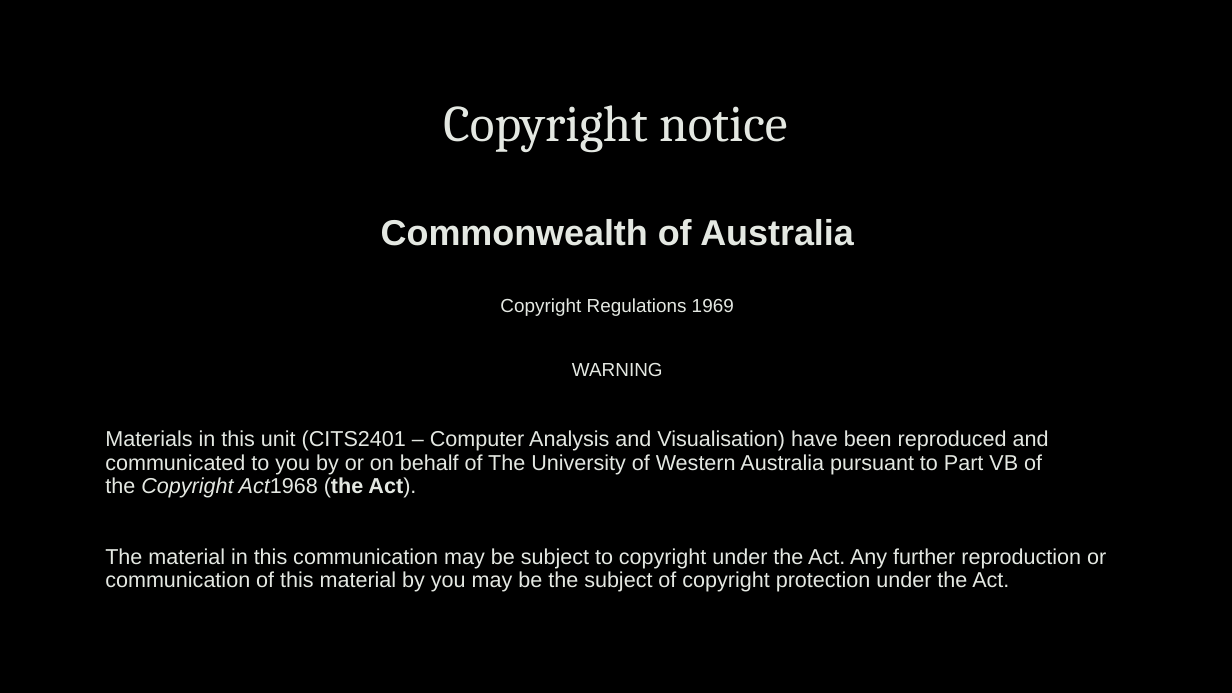
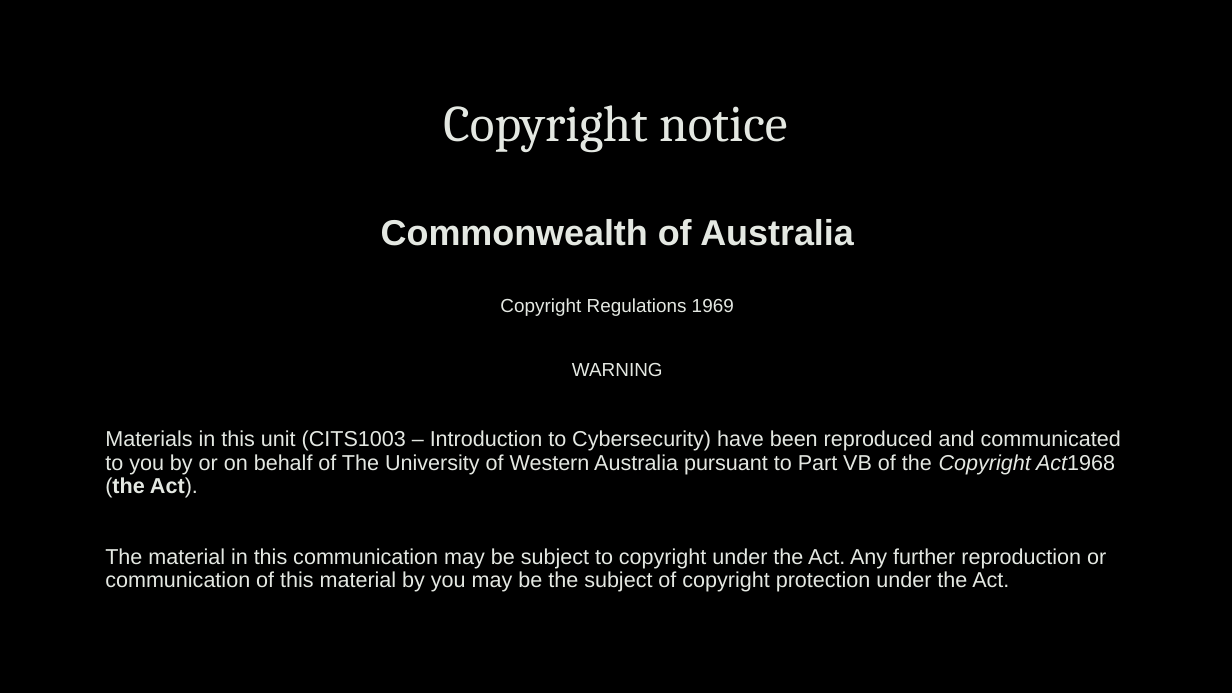
Before and after one commit to uwacyber/cits1003, a slide deck: slide 39 of cits1003-lecture_slides/CITS1003-0 Overview.pptx (slide 26 before the commit). Drawn at 1232x693 pixels with LibreOffice and Linux fonts; fonts in the diff are those of the drawing; background and template pictures are left out. Boxes give left, top, right and bottom in pixels: in the first picture for what was removed or moved away, otherwise in the second. Text is boxed around its words. In the diff, an @@ line names an element or a change of style, - is before the commit and + after.

Commit message:
Update CITS1003-0 Overview.pptx
CITS1003-0 updated

```diff
--- a/cits1003-lecture_slides/CITS1003-0 Overview.pptx
+++ b/cits1003-lecture_slides/CITS1003-0 Overview.pptx
@@ text at bbox=[105, 430, 1121, 498]: text changed @@
-Materials in this unit (CITS2401 – Computer Analysis and Visualisation) have been reproduced and communicated to you by or on behalf of The University of Western Australia pursuant to Part VB of the Copyright Act1968 (the Act).
+Materials in this unit (CITS1003 – Introduction to Cybersecurity) have been reproduced and communicated to you by or on behalf of The University of Western Australia pursuant to Part VB of the Copyright Act1968 (the Act).
```
Also in this commit, not shown: 13 other slides changed, 17 slides added, 4 slides removed.
